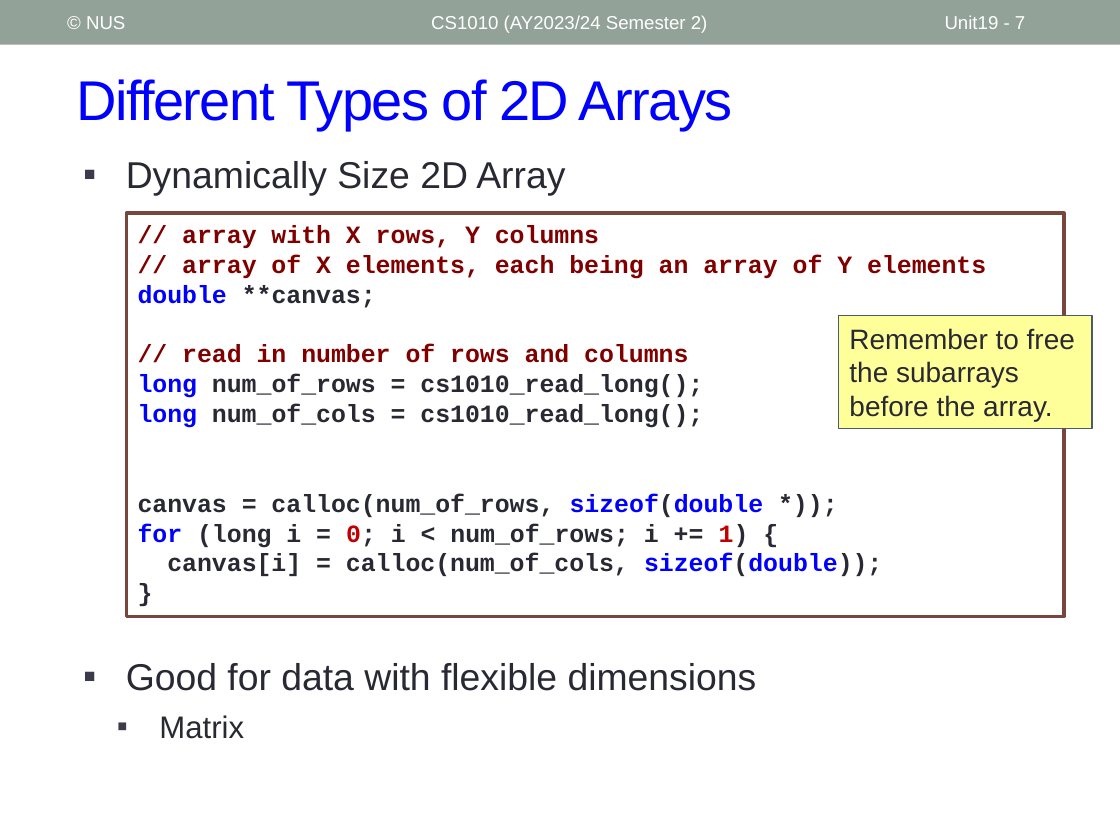
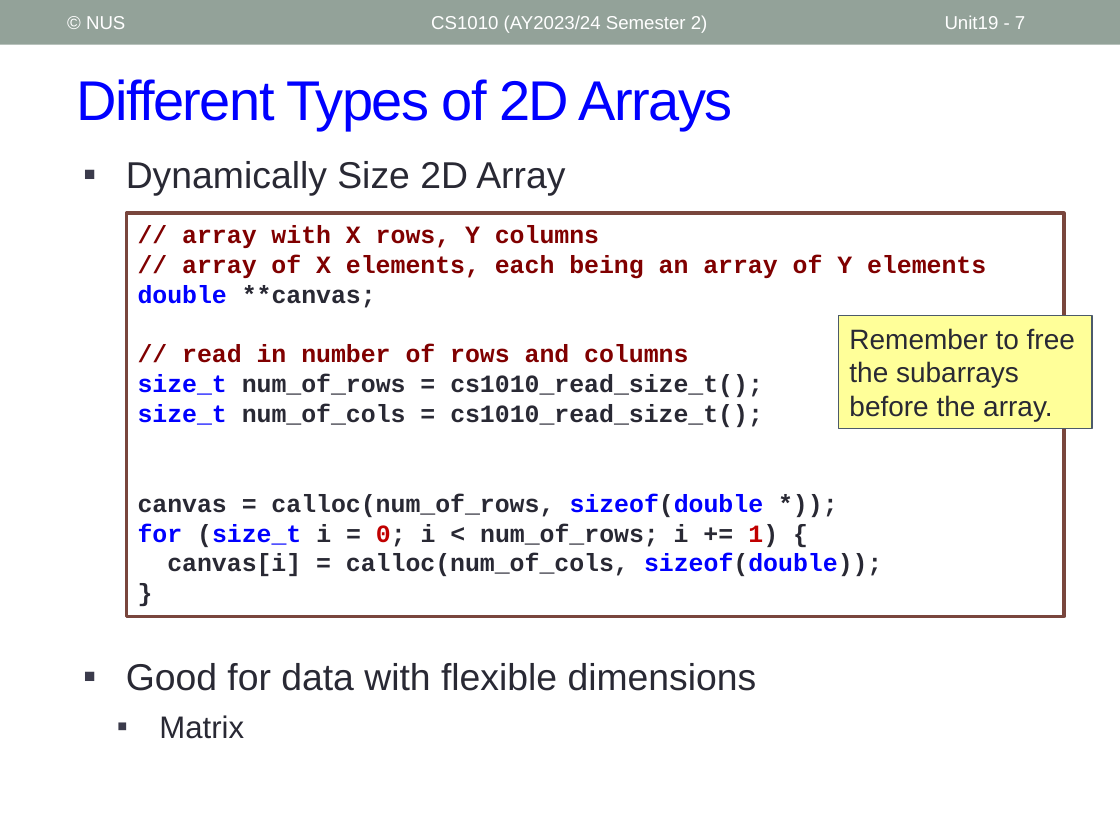
Before and after one commit to nus-cs1010-2425-s2/website, a slide deck: slide 7 of slides/Unit19_Multi-Dimensional Arrays.pptx. Drawn at 1120x840 pixels with LibreOffice and Linux fonts; fonts in the diff are those of the drawing. Boxes give left, top, right and bottom in pixels: in the first picture for what was removed or moved away, otherwise in the second. Text is boxed around its words. In the diff, an @@ line names an element or a change of style, - is before the commit and + after.

```diff
--- a/slides/Unit19_Multi-Dimensional Arrays.pptx
+++ b/slides/Unit19_Multi-Dimensional Arrays.pptx
@@ text in rectangle at (138, 374, 763, 427): text changed @@
-long num_of_rows = cs1010_read_long();
-long num_of_cols = cs1010_read_long();
+size_t num_of_rows = cs1010_read_size_t();
+size_t num_of_cols = cs1010_read_size_t();
@@ text in rectangle at (138, 523, 778, 547): text changed @@
-for (long i = 0; i < num_of_rows; i += 1) {
+for (size_t i = 0; i < num_of_rows; i += 1) {
```
Also in this commit, not shown: 4 other slides changed, 2 slides added, 1 slide removed, 4 other files.
